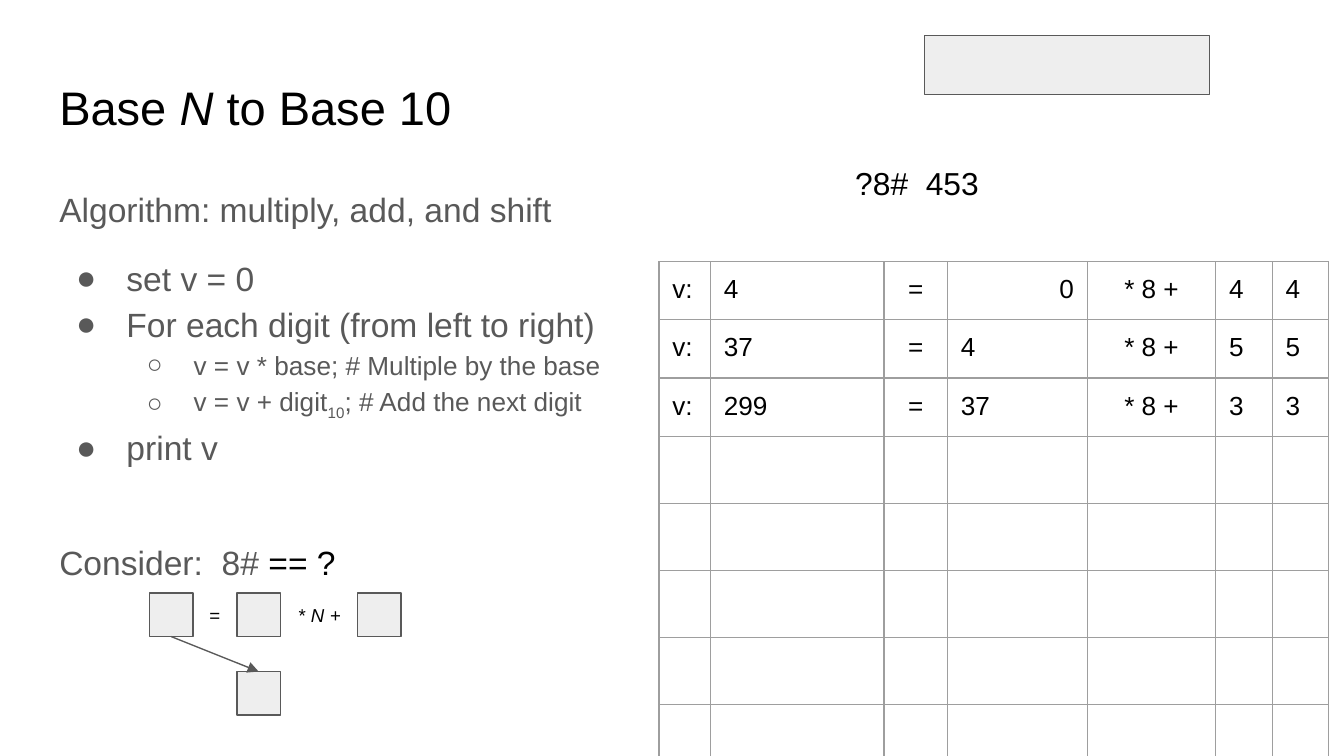
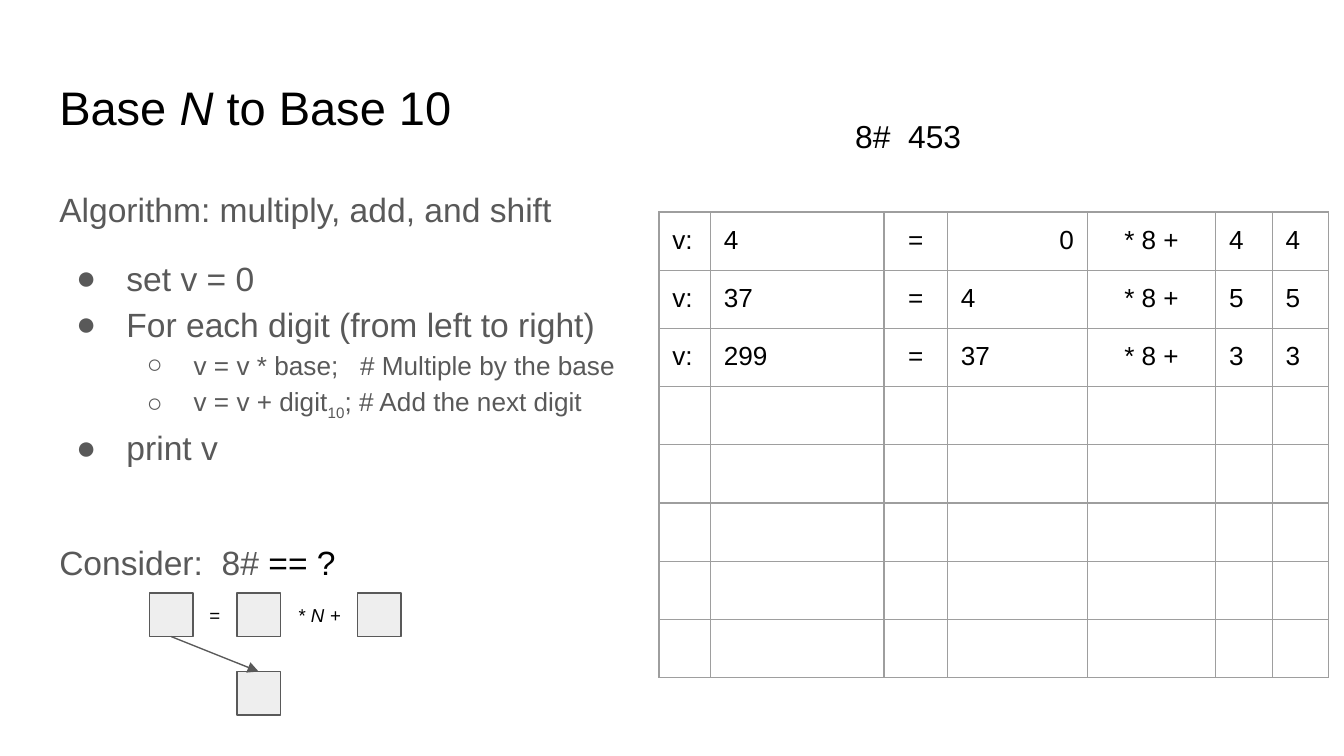
Before and after one commit to sgarcia0206/comp122-f23, a slide deck: slide 4 of format-encodings/slide_presentations/.hidden/conversion-between-bases.pptx. Drawn at 1344x756 pixels with LibreOffice and Linux fonts; fonts in the diff are those of the drawing. Boxes give left, top, right and bottom in pixels: in the first picture for what was removed or moved away, otherwise in the second. Text is boxed around its words. In the diff, an @@ line names an element or a change of style, - is before the commit and + after.

```diff
--- a/format-encodings/slide_presentations/.hidden/conversion-between-bases.pptx
+++ b/format-encodings/slide_presentations/.hidden/conversion-between-bases.pptx
@@ rectangle removed at box(925, 36, 1210, 95) @@
@@ text at box(855, 126, 961, 149): text changed @@
-?8# 453
+8# 453
@@ text "Algorithm: multiply, add, and shift" rewrapped from box(59, 197, 600, 576) to box(59, 197, 615, 576) @@
@@ table: place and size @@
-table at box(659, 262, 1328, 703)
+table at box(659, 212, 1328, 679)
```
Also in this commit, not shown: 9 other slides changed, 3 slides removed, 2 other files.
